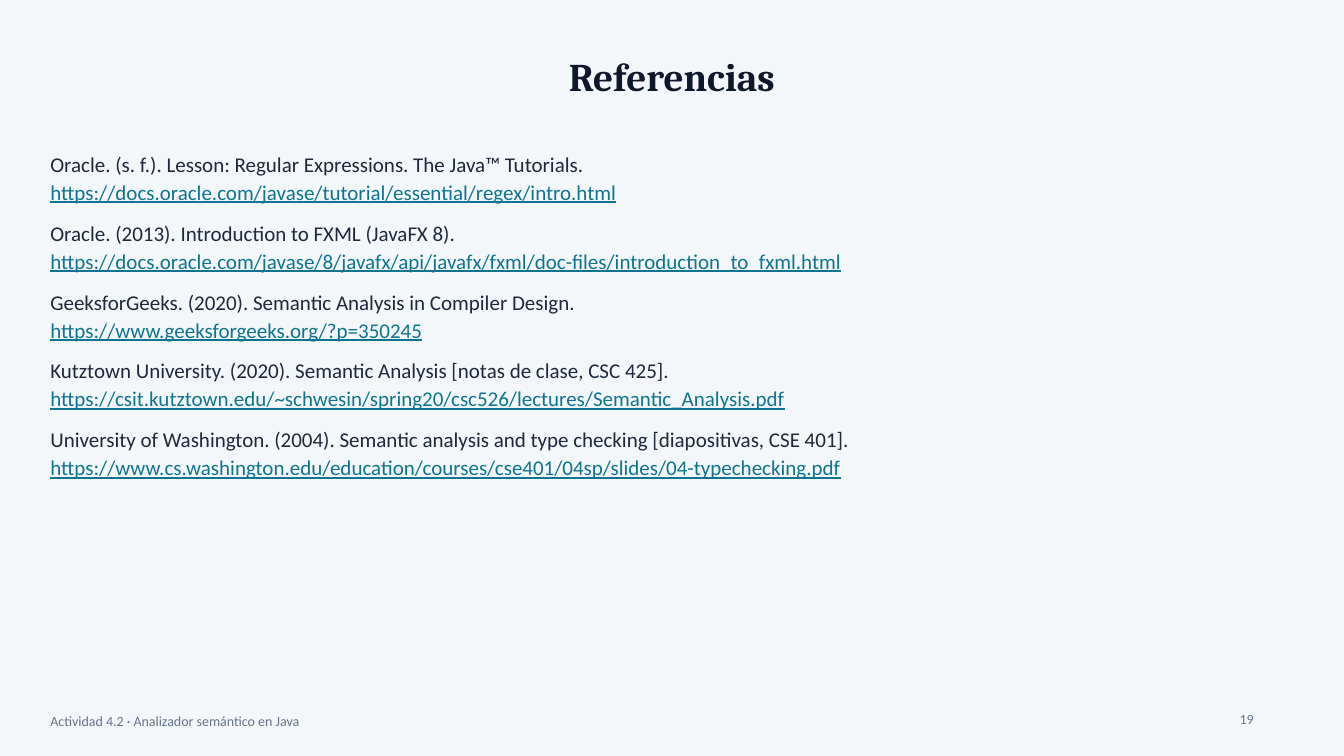
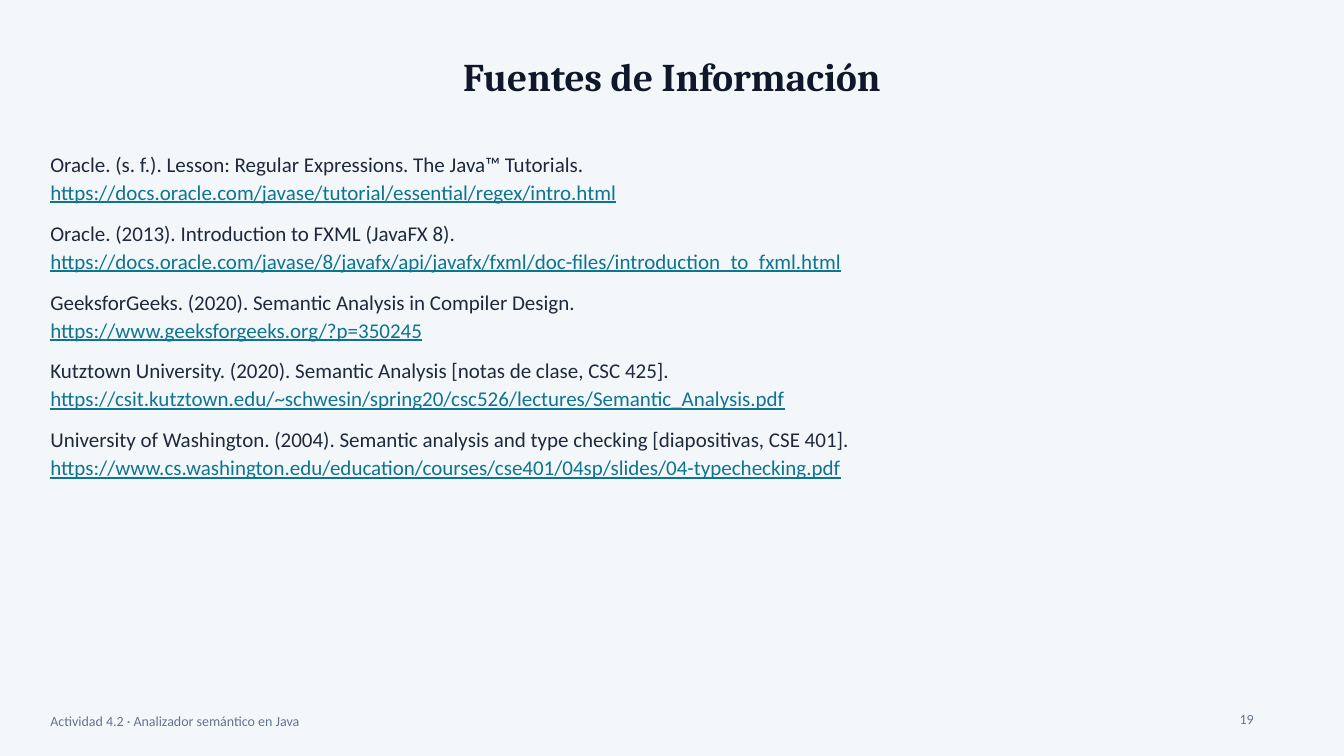
Before and after one commit to Cynthia21Morales/LYAII_CynthiaJasmineMT, a slide deck: slide 19 of LYAII-Tema-4/Actividad 4.2 Proyecto Analizador Semántico en Java_CynthiaMorales_LYAII_7ISCM.pptx. Drawn at 1344x756 pixels with LibreOffice and Linux fonts; fonts in the diff are those of the drawing. Boxes give left, top, right and bottom in pixels: in the first picture for what was removed or moved away, otherwise in the second. Text is boxed around its words. In the diff, an @@ line names an element or a change of style, - is before the commit and + after.

```diff
--- a/LYAII-Tema-4/Actividad 4.2 Proyecto Analizador Semántico en Java_CynthiaMorales_LYAII_7ISCM.pptx
+++ b/LYAII-Tema-4/Actividad 4.2 Proyecto Analizador Semántico en Java_CynthiaMorales_LYAII_7ISCM.pptx
@@ title at bbox=[463, 63, 881, 92]: text changed @@
-Referencias
+Fuentes de Información
```
Also in this commit, not shown: 1 slide added.
